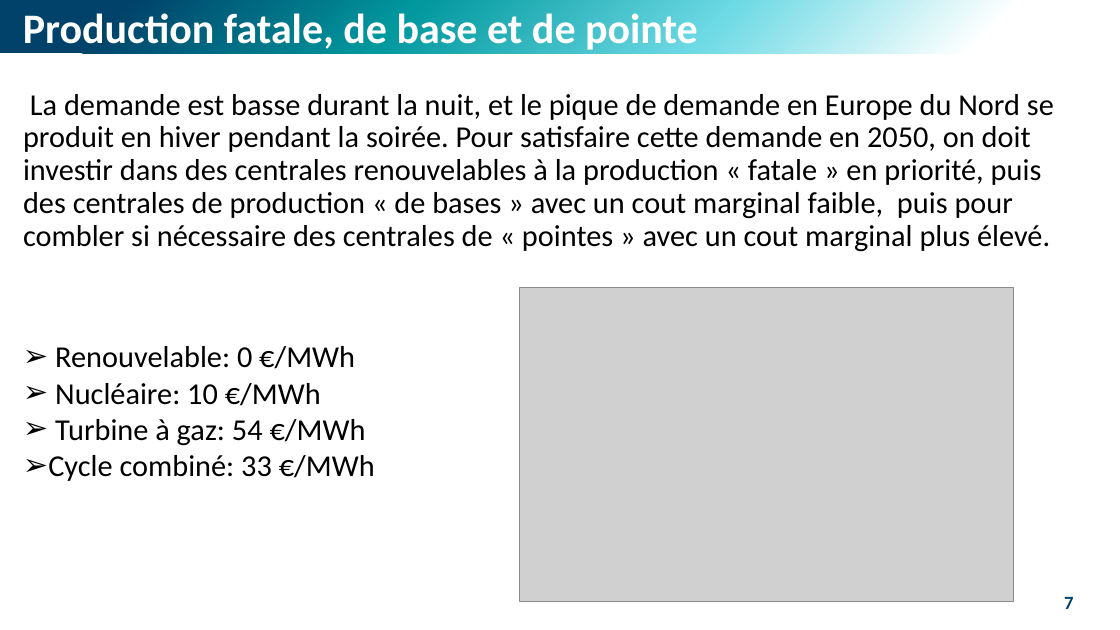
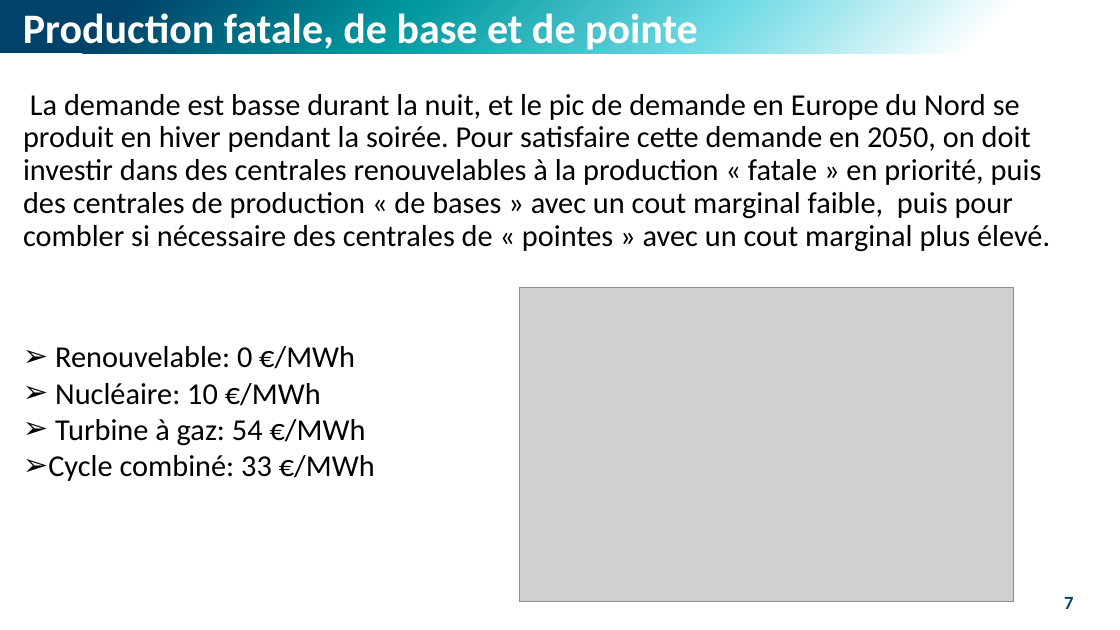
Before and after one commit to M-Berthelin/energy_mod_ISEL_MIX5, a slide deck: slide 7 of slides/4_Market.pptx. Drawn at 1120x630 pixels with LibreOffice and Linux fonts; fonts in the diff are those of the drawing; grey boxes stand for pictures. Boxes give left, top, right and bottom in pixels: in the first picture for what was removed or moved away, otherwise in the second. Text is boxed around its words. In the diff, an @@ line names an element or a change of style, - is before the commit and + after.

```diff
--- a/slides/4_Market.pptx
+++ b/slides/4_Market.pptx
@@ text at box(23, 94, 1050, 252): text changed @@
-La demande est basse durant la nuit, et le pique de demande en Europe du Nord se produit en hiver pendant la soirée. Pour satisfaire cette demande en 2050, on doit investir dans des centrales renouvelables à la production « fatale » en priorité, puis des centrales de production « de bases » avec un cout marginal faible, puis pour combler si nécessaire des centrales de « pointes » avec un cout marginal plus élevé.
+La demande est basse durant la nuit, et le pic de demande en Europe du Nord se produit en hiver pendant la soirée. Pour satisfaire cette demande en 2050, on doit investir dans des centrales renouvelables à la production « fatale » en priorité, puis des centrales de production « de bases » avec un cout marginal faible, puis pour combler si nécessaire des centrales de « pointes » avec un cout marginal plus élevé.
```
Also in this commit, not shown: 6 other slides changed, 1 slide added, 1 slide removed, 1 other file.
